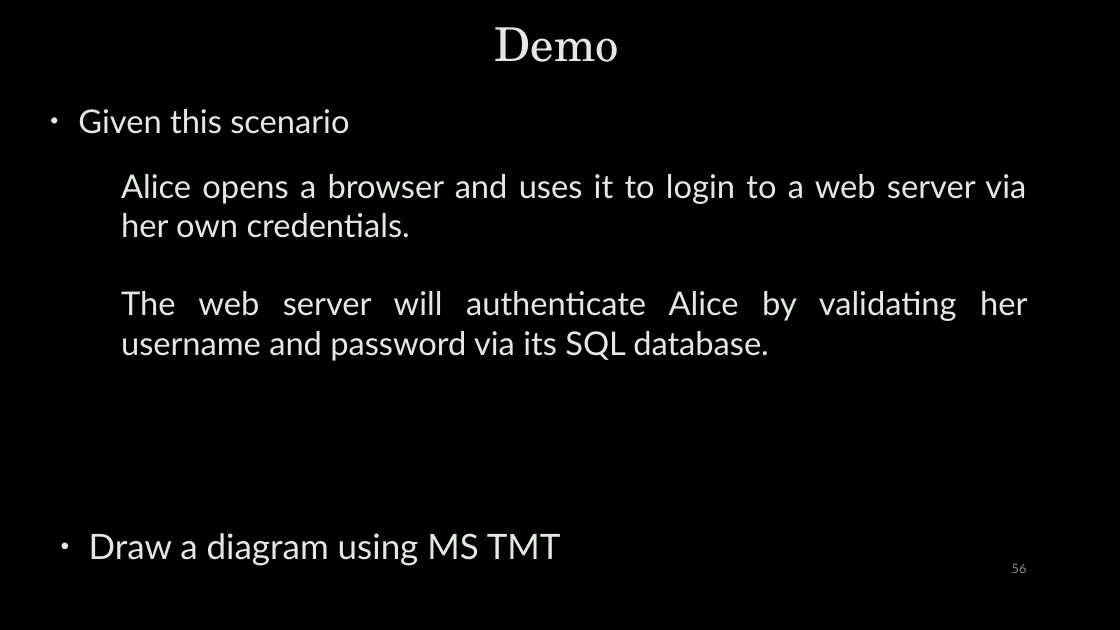
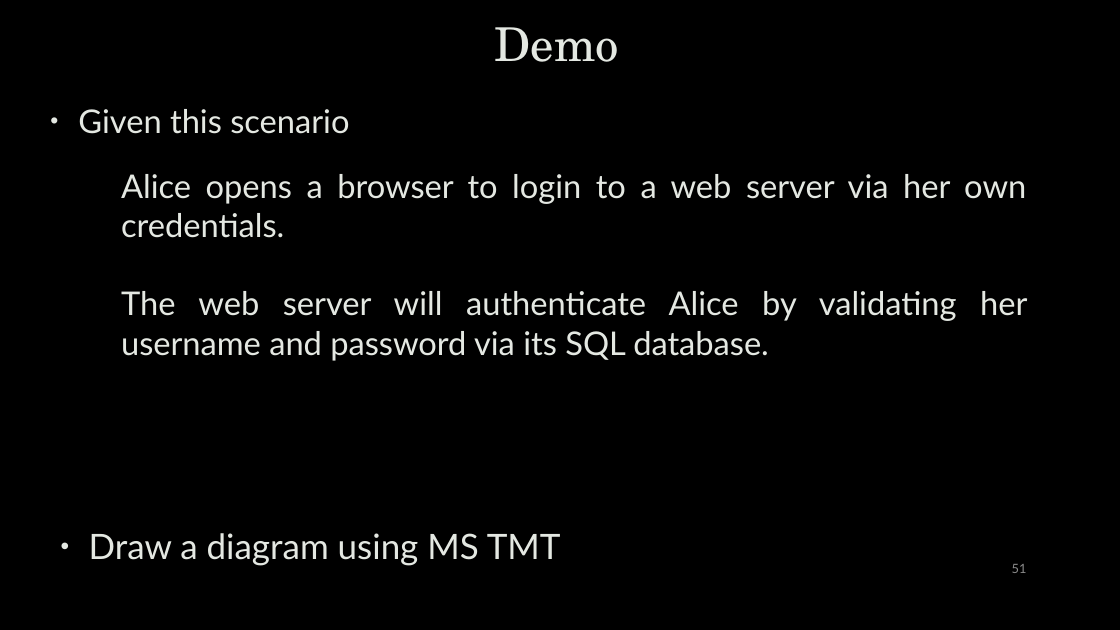
Before and after one commit to uwacyber/cits1003, a slide deck: slide 51 of cits1003-lecture_slides/CITS1003-6 Security Management-exercises.pptx (slide 56 before the commit). Drawn at 1120x630 pixels with LibreOffice and Linux fonts; fonts in the diff are those of the drawing; background and template pictures are left out. Boxes give left, top, right and bottom in pixels: in the first picture for what was removed or moved away, otherwise in the second. Text is boxed around its words. In the diff, an @@ line names an element or a change of style, - is before the commit and + after.

```diff
--- a/cits1003-lecture_slides/CITS1003-6 Security Management-exercises.pptx
+++ b/cits1003-lecture_slides/CITS1003-6 Security Management-exercises.pptx
@@ text at [121,174,1026,238]: text changed @@
-Alice opens a browser and uses it to login to a web server via her own credentials.
+Alice opens a browser to login to a web server via her own credentials.
@@ page number at [1012,564,1027,573]: text changed @@
-56
+51
```
Also in this commit, not shown: 23 other slides changed, 5 slides added, 6 slides removed.
